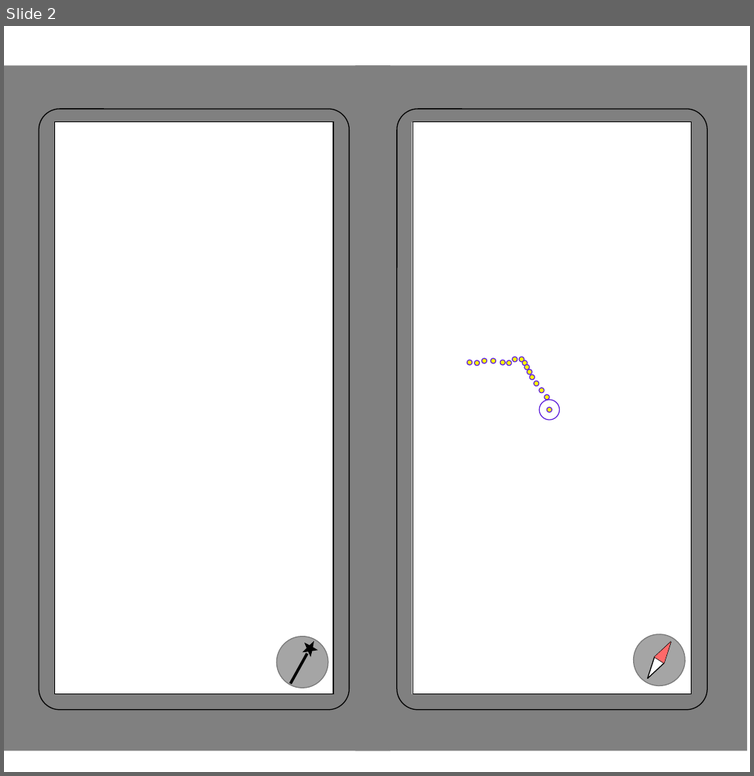
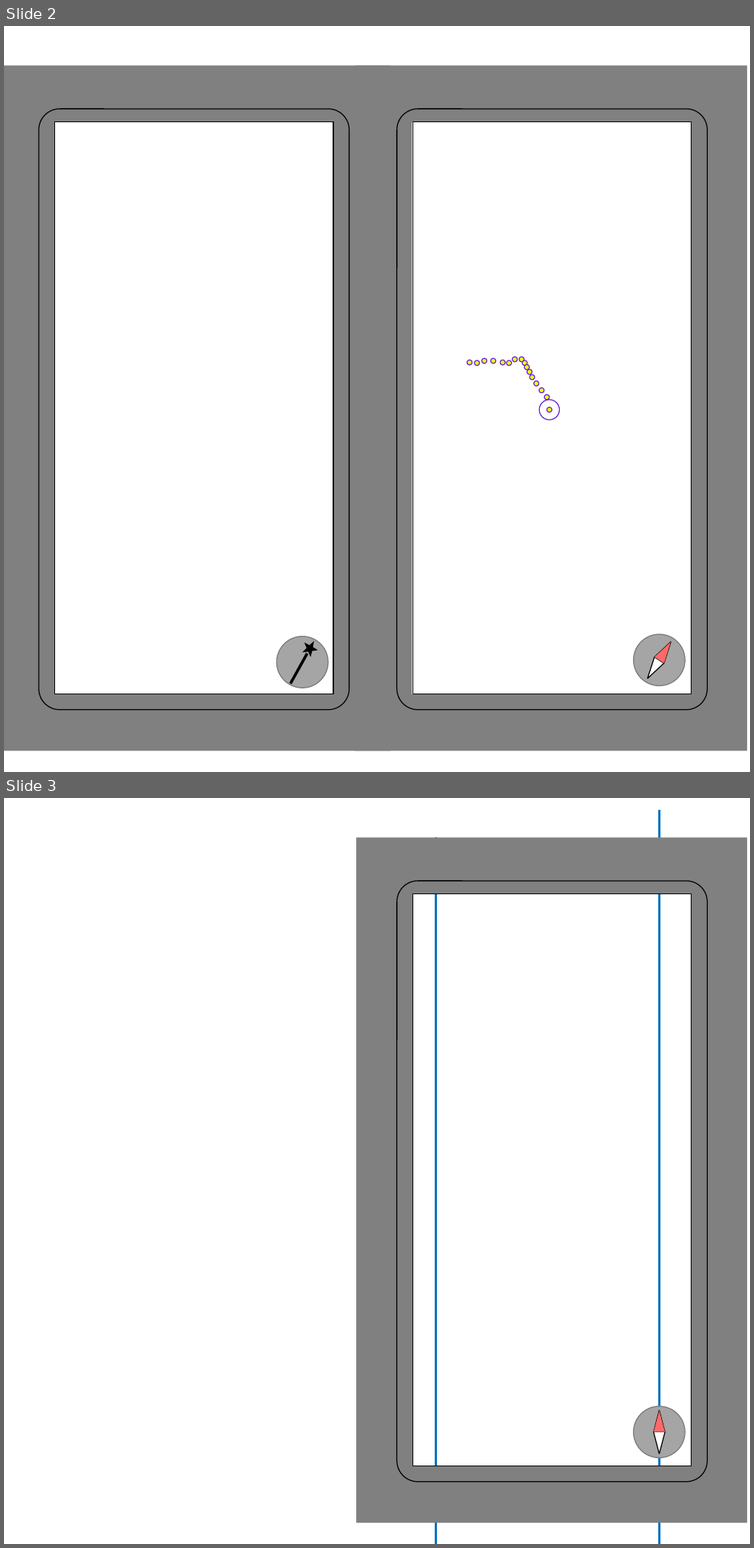
Before and after one commit to Frederic-jyrg/ouitoo, a slide deck: info/typical views -union plaza.pptx. Shown one above the other, each under a label of ours: slide 2 before the commit, slides 2 and 3 after it. The pictures are 754x776 and 754x1548 pixels, drawn with LibreOffice and Linux fonts; fonts in the diff are those of the drawing; background and template pictures are left out. Boxes give left, top, right and bottom in pixels: in the first picture for what was removed or moved away, otherwise in the second. Text is boxed around its words. In the diff, an @@ line names an element or a change of style, - is before the commit and + after.

```diff
--- a/info/typical views -union plaza.pptx
+++ b/info/typical views -union plaza.pptx
@@ slide 3 added at (4,798,750,1544), background picture (left out) @@
@@ line added from (659, 810) to (659, 1544), #0070C0 2.25 pt @@
@@ frame added at (356,837,746,1522), fill #808080 @@
@@ line added from (436, 837) to (436, 1544), #0070C0 2.25 pt @@
@@ rounded rectangle added at (397,881,707,1482), outline #000000 1 pt @@
@@ rectangle added at (413,893,691,1466), outline #000000 1 pt @@
@@ ellipse added at (633,1406,685,1458), fill #A5A5A5, outline #7A7A7A 1 pt @@
@@ flow chart sort added at (654,1410,665,1454), fill #FFFFFF, outline #000000 1 pt @@
@@ triangle added at (654,1410,665,1432), fill #FF6969 @@
```
Also in this commit, not shown: 3 other slides added.
